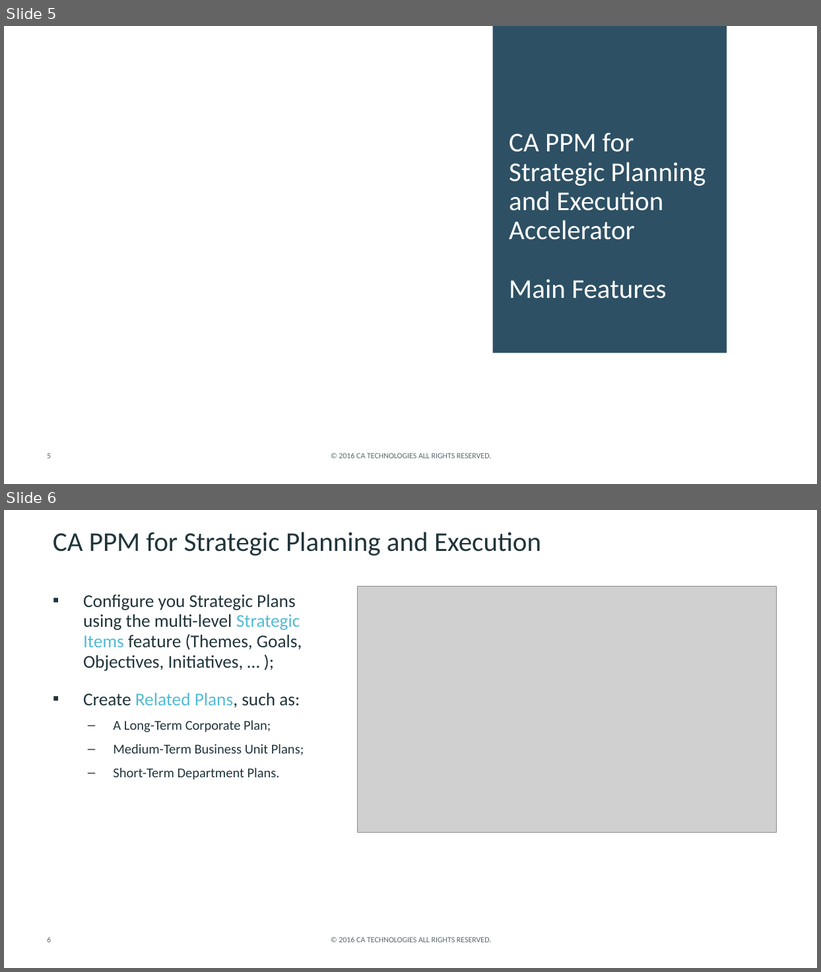
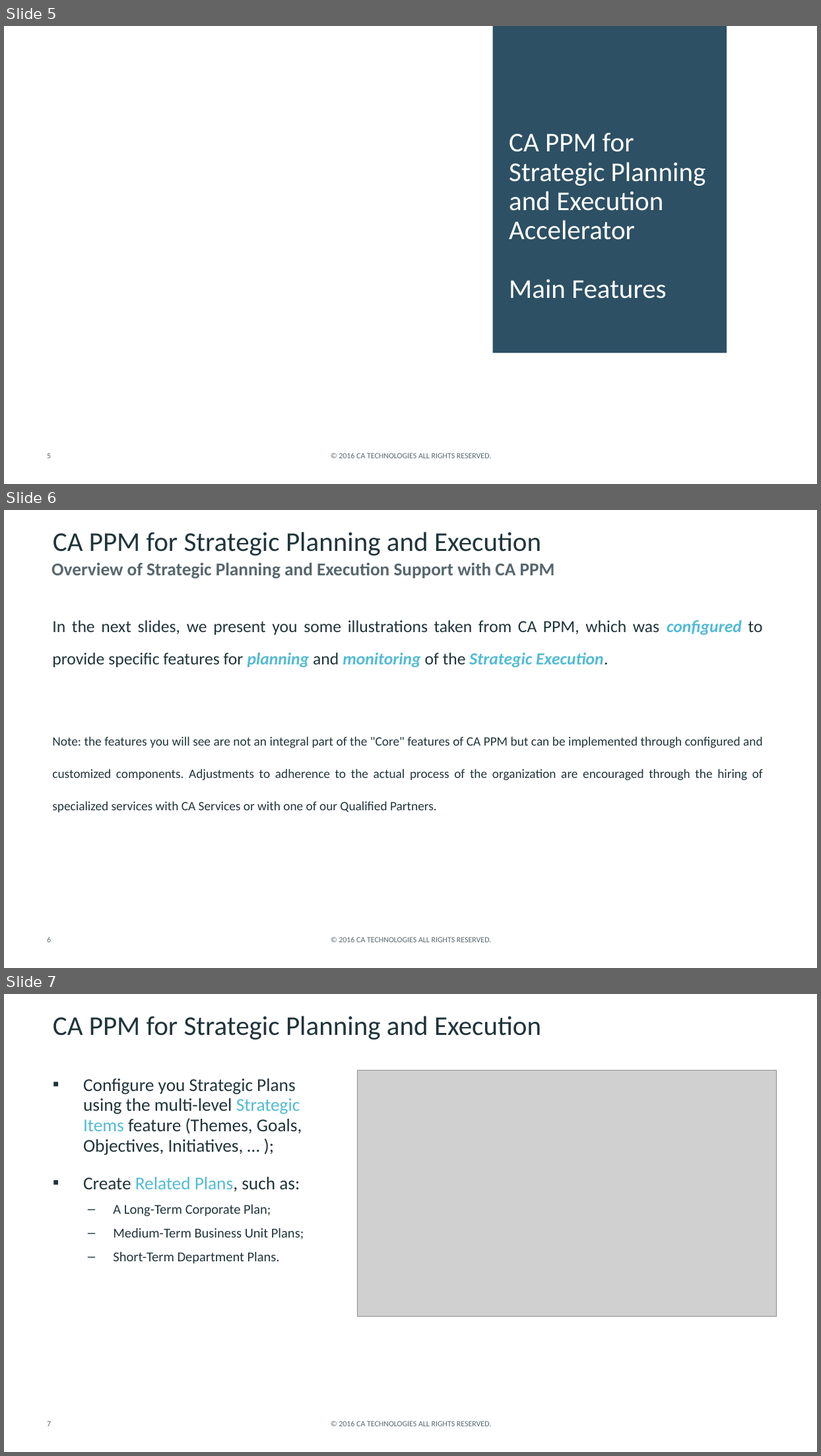
Before and after one commit to CALATAMITBMCOE/Strategic-Alignment, a slide deck: Documentation/CA PPM for Strategic Planning and Execution_EN_v5.pptx. Shown one above the other, each under a label of ours: slides 5 and 6 before the commit, slides 5, 6 and 7 after it. The pictures are 821x972 and 821x1456 pixels, drawn with LibreOffice and Linux fonts; fonts in the diff are those of the drawing; grey boxes stand for pictures; background and template pictures are left out. Boxes give left, top, right and bottom in pixels: in the first picture for what was removed or moved away, otherwise in the second. Text is boxed around its words. In the diff, an @@ line names an element or a change of style, - is before the commit and + after.

```diff
--- a/Documentation/CA PPM for Strategic Planning and Execution_EN_v5.pptx
+++ b/Documentation/CA PPM for Strategic Planning and Execution_EN_v5.pptx
@@ slide 6 added at (4,510,817,968), background #FFFFFF; not listed: 2 template elements that a slide beside it also shows @@
@@ title added at (53,532,541,556), 24 pt, text #20343A @@
+CA PPM for Strategic Planning and Execution
@@ text added at (52,563,555,579), 16 pt, text #58676D, bold @@
+Overview of Strategic Planning and Execution Support with CA PPM
@@ text added at (52,620,763,812), 11.3 pt, text #20343A @@
+In the next slides, we present you some illustrations taken from CA PPM, which was configured to provide specific features for planning and monitoring of the Strategic Execution.
+Note: the features you will see are not an integral part of the "Core" features of CA PPM but can be implemented through configured and customized components. Adjustments to adherence to the actual process of the organization are encouraged through the hiring of specialized services with CA Services or with one of our Qualified Partners.
@@ what was slide 6 is now slide 7 @@
@@ page number at (47,1421,51,1426): text changed @@
-6
+7
```
Also in this commit, not shown: 1 slide changed, 47 other files.
